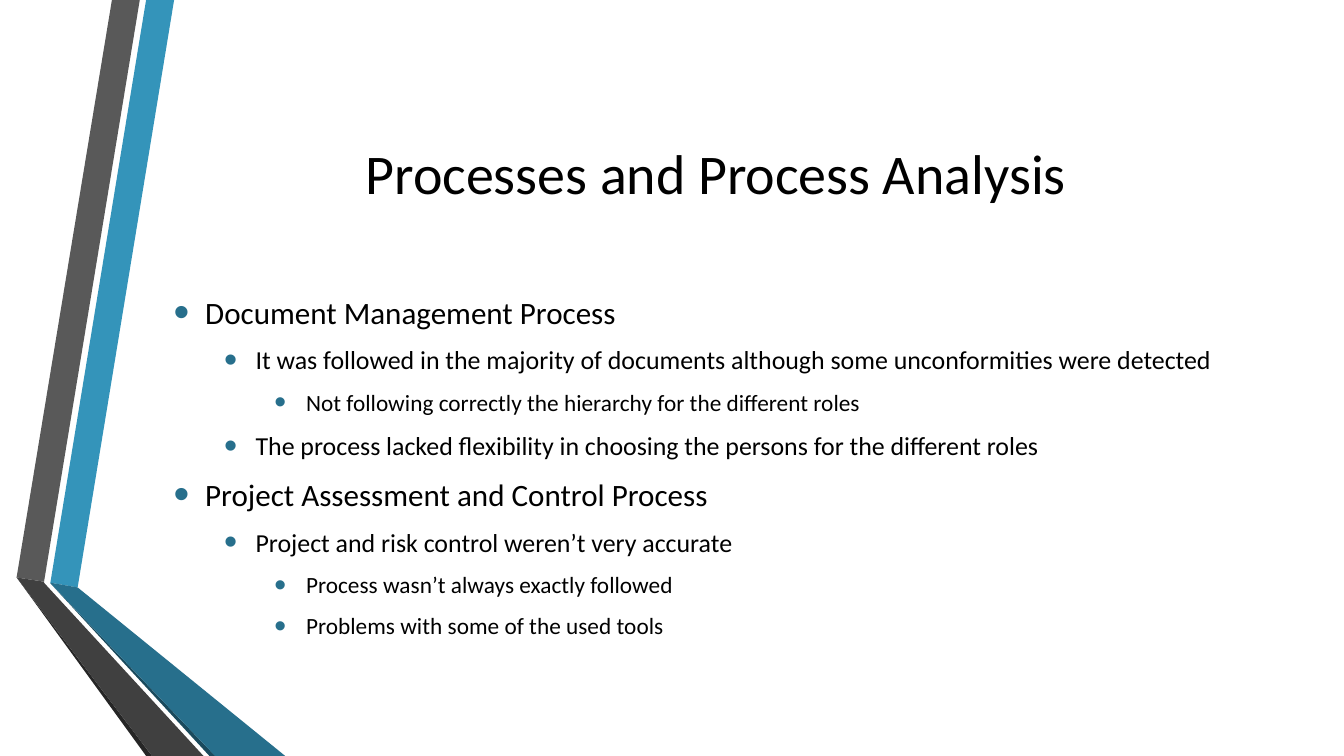
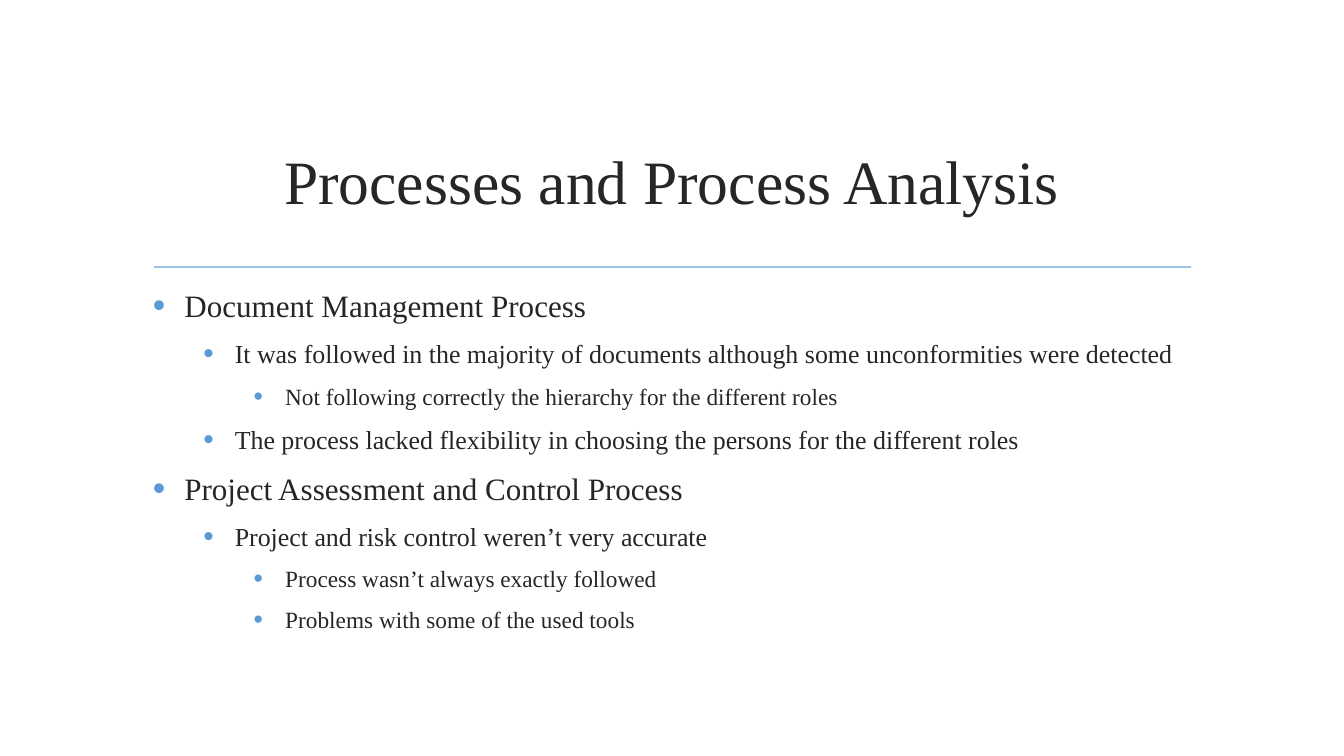
Before and after one commit to jmgirao/projetosoftware1213, a slide deck: slide 14 of Final Presentation/Presentation.pptx. Drawn at 1344x756 pixels with LibreOffice and Linux fonts; fonts in the diff are those of the drawing; background and template pictures are left out. Boxes give left, top, right and bottom in pixels: in the first picture for what was removed or moved away, otherwise in the second. Text is boxed around its words. In the diff, an @@ line names an element or a change of style, - is before the commit and + after.

```diff
--- a/Final Presentation/Presentation.pptx
+++ b/Final Presentation/Presentation.pptx
@@ title "Processes and Process Analysis": place and size @@
-title "Processes and Process Analysis" at bbox=[366, 155, 1066, 203]
+title "Processes and Process Analysis" at bbox=[284, 161, 1058, 216]
@@ title "Processes and Process Analysis" at bbox=[284, 161, 1058, 216]: size 40 to 44 pt, font Calibri to Times New Roman, text colour #000000 to #262626 @@
@@ line added from (154, 267) to (1191, 267), #9DC3E6 1.25 pt @@
@@ text "Document Management Process": place and size @@
-text "Document Management Process" at bbox=[205, 304, 1210, 634]
+text "Document Management Process" at bbox=[184, 296, 1172, 629]
@@ text "Document Management Process" at bbox=[184, 296, 1172, 629]: font Calibri to Times New Roman, text colour #000000 to #262626; bullet colour #276F8B to #5B9BD5; vertical alignment middle to top @@
@@ group removed at bbox=[16, 0, 285, 756]: 6 freeform shapes @@
```
Also in this commit, not shown: 25 other slides changed, 7 slides added, 7 slides removed.
